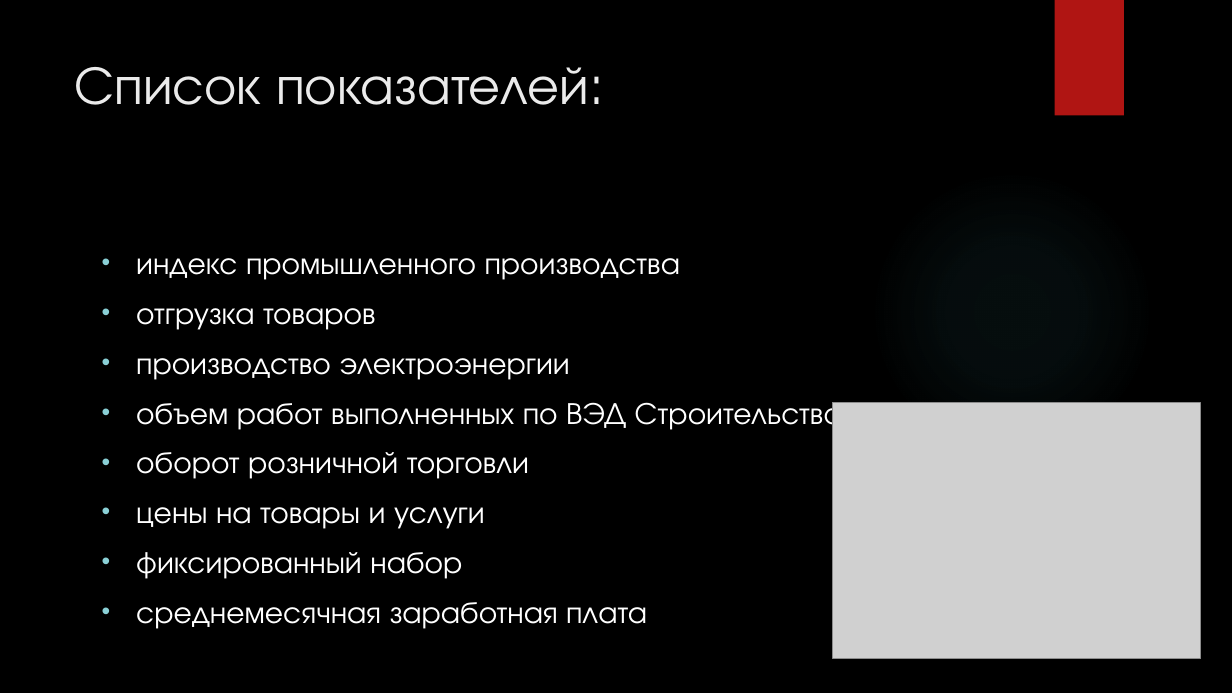
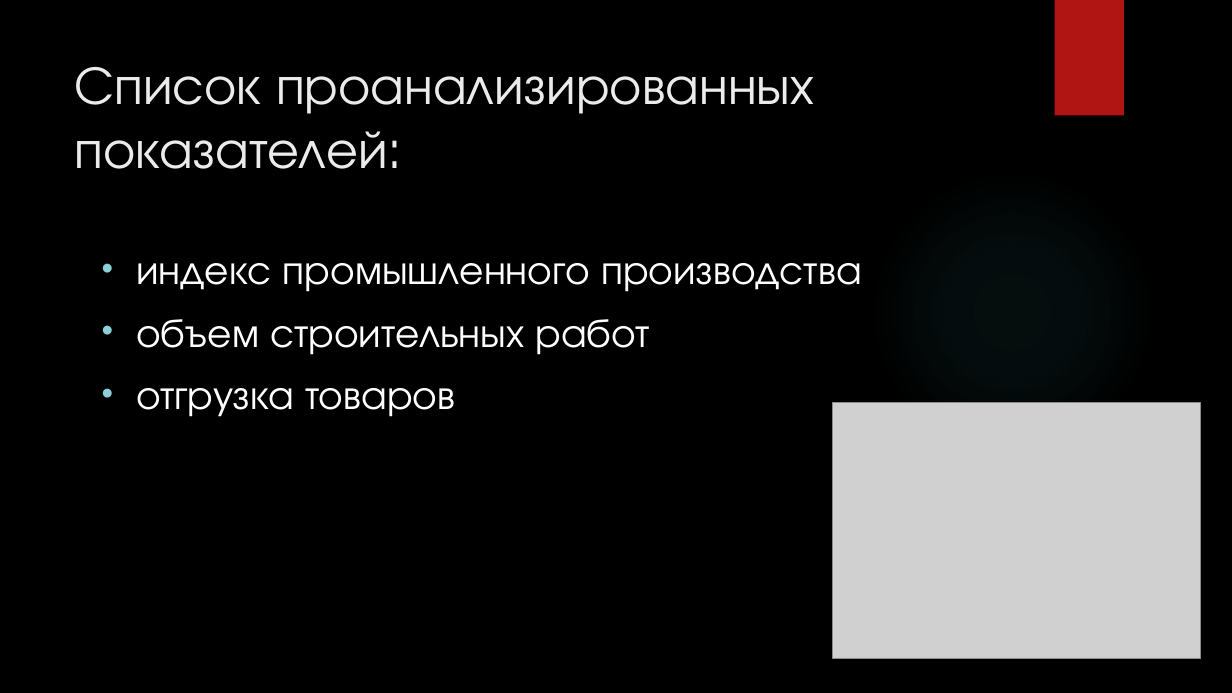
Before and after one commit to dsfnag/dst-off_final, a slide deck: slide 5 of DST-OFF-draft_MINENERGO.pptx. Drawn at 1232x693 pixels with LibreOffice and Linux fonts; fonts in the diff are those of the drawing; grey boxes stand for pictures; background and template pictures are left out. Boxes give left, top, right and bottom in pixels: in the first picture for what was removed or moved away, otherwise in the second. Text is boxed around its words. In the diff, an @@ line names an element or a change of style, - is before the commit and + after.

```diff
--- a/DST-OFF-draft_MINENERGO.pptx
+++ b/DST-OFF-draft_MINENERGO.pptx
@@ title at <box>75,67,814,169</box>: text changed @@
-Список показателей:
+Список проанализированных показателей:
@@ text at <box>136,263,862,417</box>: size 24 to 32 pt in "индекс промышленного производства", "отгрузка товаров" @@
@@ text at <box>136,319,650,355</box>: paragraph added @@
+• объем строительных работ
@@ text at <box>136,358,842,629</box>: paragraphs removed @@
-• производство электроэнергии
-• объем работ выполненных по ВЭД Строительство
-• оборот розничной торговли
-• цены на товары и услуги
-• фиксированный набор
-• среднемесячная заработная плата
```
Also in this commit, not shown: 6 other slides changed, 1 slide added, 1 slide removed, 18 other files.
